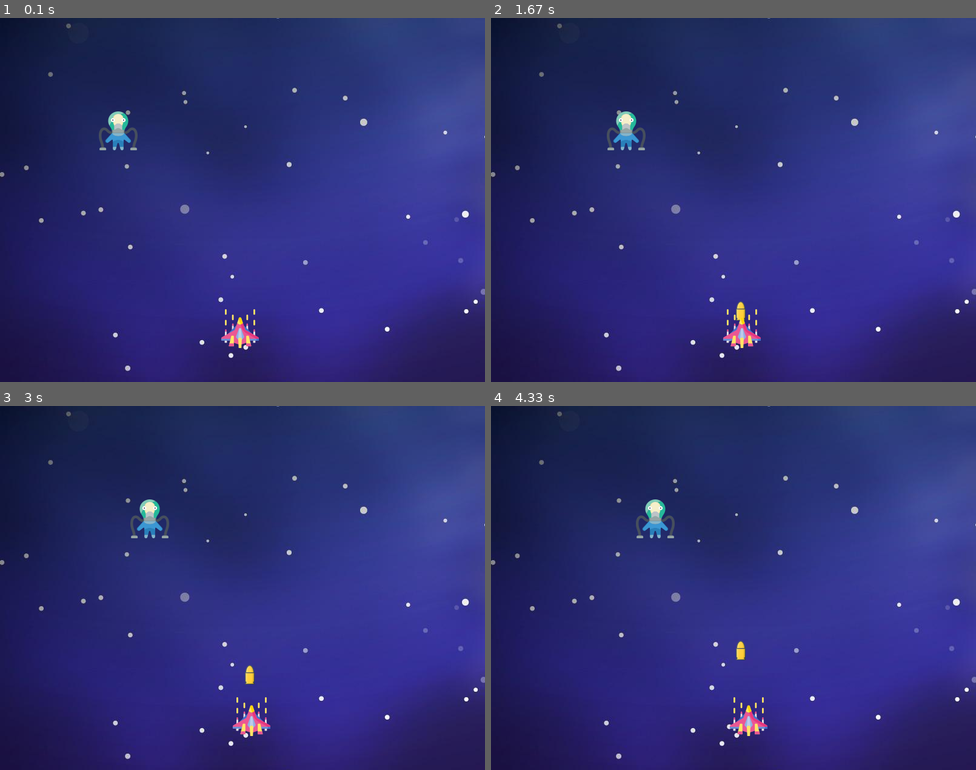
Above: before the commit, frames 1-4 (two rows, left to right).
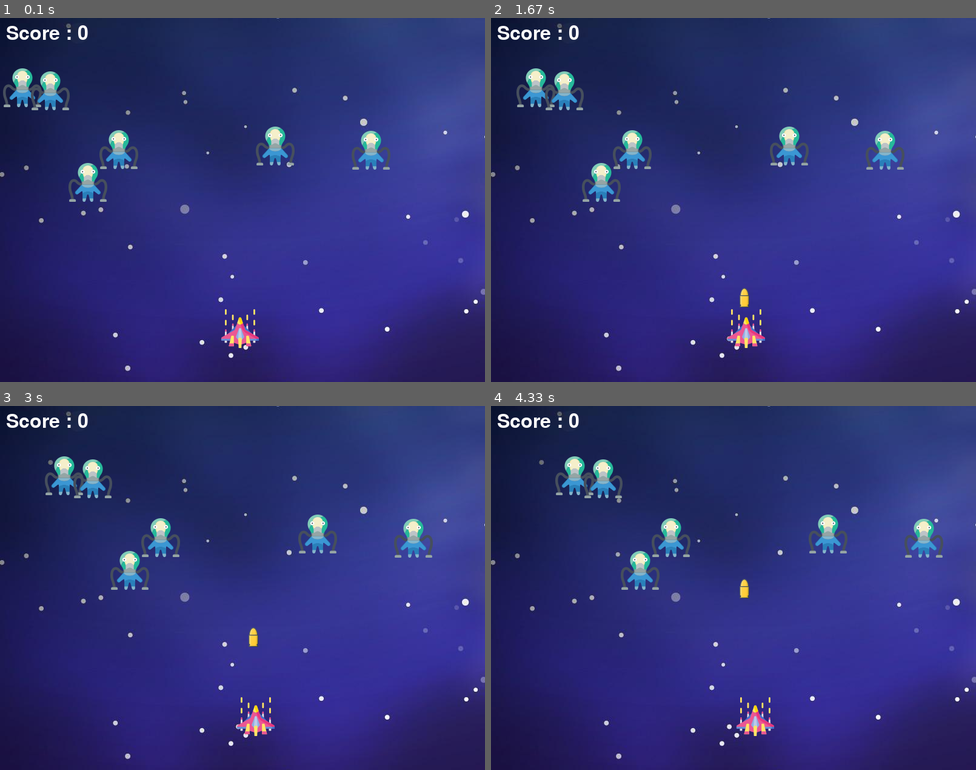
Above: after the commit, the same moments.

Repository: G-Eva89/SpaceInvaderPygameProject
Game: pygame game, started from main.py
The game is run twice, just before and just after one commit, with the same random seed, the same clock (stepped at 60 frames per second) and the same inputs.
Inputs:
- Up to frame 1 (0.1 s): no input
- Up to frame 2 (1.67 s): hold Right 0.33-0.8 s; hold Right 0.83-1.3 s; tap Space at 0.9, 1.2, 1.4 s; hold Left from 1.33 s (still down)
- Up to frame 3 (3 s): tap Space at 1.7, 1.97, 2.27, 2.4, 2.7 s; release Left at 1.87 s; hold Left 1.9-2.3 s; hold Right 2.33-2.97 s
- Up to frame 4 (4.33 s): hold Left 3-3.47 s; tap Space at 3.07, 3.37, 3.57, 3.87, 4.07 s; hold Right 3.5-3.97 s; hold Right from 4 s (still down)

The runs differ from the first frame. In frame 1, 3.2% of the frame differs, in the area x 0-81%, y 2-51%; in frame 2, 3.9%; in frame 3, 3.9%; in frame 4, 4.0%, in the area x 1-94%, y 2-91%.

Commit message:
Multiple Enemies and Score

Diff:
--- a/main.py
+++ b/main.py
@@ -16,10 +16,20 @@
 background = pygame.image.load("background.jpg")
 
 #player score
-score = 0
+score_value = 0
+font = pygame.font.Font('freesansbold.ttf',32)
+textX = 10
+textY = 10
+
+#adding score to the screen
+def show_score(x,y):
+    score = font.render("Score : " + str(score_value), True, (255,255,255))
+    screen.blit(score, (x,y))
+
 
 #adding player to the game
 playericon = pygame.image.load("spaceship.png")
+
 #initial coordinates to the position of player
 playerX = 364   #800/2 - 64/2; 64 is the pixel size of playericon
 playerY = 480
@@ -28,20 +38,30 @@
 
 #adding enemy to the game
 enemyicon = pygame.image.load("alien.png")
+enemies = []
+enemyX = []
+enemyY = []
+enemyX_change = []
+enemyY_change = []
+no_of_enemies = 6
+
 #initial coordinates to the position of enemy
-enemyX = random.randint(0,736)
-enemyY = random.randint(0,300)
-enemyX_change = 0.3
-enemyY_change = 40
+for i in range(no_of_enemies):
+    enemies.append(enemyicon)
+    enemyX.append(random.randint(0,736))
+    enemyY.append(random.randint(64,300))
+    enemyX_change.append(0.4)
+    enemyY_change.append(20)
 
 
 #adding bullet to the game
 bulleticon = pygame.image.load("bullet.png")
+
 #initial coordinates to the position of bullet
 bulletX = 0
 bulletY = 480
 bulletX_change = 0
-bulletY_change = 0.5
+bulletY_change = 1
 #"ready" - bullet is not visible on screen; "fire" - bullet is moving
 bullet_state = "ready"
 
@@ -52,9 +72,9 @@
     screen.blit(playericon, (x,y))
 
 #creating an enemy
-def enemy(x,y):
+def enemy(x,y,i):
     #draws the image of enemy at the given coordinates
-    screen.blit(enemyicon, (x,y))
+    screen.blit(enemies[i], (x,y))
 
 #creating a bullet
 def fire_bullet(x,y):
@@ -67,11 +87,15 @@
 
 #checking for collision
 def isCollision(enemyX,enemyY,bulletX,bulletY):
-    distance = math.sqrt( math.pow(enemyX-bulletX,2) + math.pow(enemyY-bulletY,2) )
+    distance = math.sqrt( math.pow(enemyX - bulletX,2) + math.pow(enemyY - bulletY,2) )
     if distance < 27:
         return True
     else:
         return False
+
+
+
+
 running = True
 while running:
 
@@ -90,10 +114,10 @@
 
             #check if its left or right arrow key pressed
             if event.key == pygame.K_LEFT:
-                playerX_change = -0.5
+                playerX_change = -0.7
 
             if event.key == pygame.K_RIGHT:
-                playerX_change = 0.5
+                playerX_change = 0.7
 
             #check if space is pressed to fire a bullet
             if event.key == pygame.K_SPACE:
@@ -108,22 +132,37 @@
 
 
     #adding boundaries to the player movement
-    #1136 = 800-64(size of playericon)
+    #736 = 800-64(size of playericon)
     playerX += playerX_change
     if playerX<=0:
         playerX=0
     elif playerX>=736:
         playerX=736
 
-    #adding boundaries to the enemy movement
-    #1136 = 800-64(size of enemyicon)
-    enemyX += enemyX_change
-    if enemyX<=0:
-        enemyX_change=0.3
-        enemyY += enemyY_change
-    elif enemyX>=736:
-        enemyX_change=-0.3
-        enemyY += enemyY_change
+    #for every enemy-
+    for i in range(no_of_enemies):
+
+        #adding boundaries to the enemy movement
+        #736 = 800-64(size of enemyicon)
+        enemyX[i] += enemyX_change[i]
+        if enemyX[i]<=0:
+            enemyX_change[i]=0.4
+            enemyY[i] += enemyY_change[i]
+        elif enemyX[i]>=736:
+            enemyX_change[i]=-0.4
+            enemyY[i] += enemyY_change[i]
+
+        #check whether the bullet has collided with the enemy
+        collision = isCollision(enemyX[i],enemyY[i],bulletX,bulletY)
+        if collision:
+            bulletY = 480           #reset bullet
+            bullet_state = "ready"
+            score_value += 10
+            enemyX[i] = random.randint(0,736)
+            enemyY[i] = random.randint(32,300)
+
+        #draw enemy on screen
+        enemy(enemyX[i],enemyY[i],i)
 
     #bullet movement
     if bulletY <= 0:            #once bullet reaches the end of screen, another bullet can be fired
@@ -134,19 +173,13 @@
         fire_bullet(bulletX,bulletY)
         bulletY -= bulletY_change
 
-    #check whether the bullet has collided with the enemy
-    collision = isCollision(enemyX,enemyY,bulletX,bulletY)
-    if collision:
-        bulletY = 480           #reset bullet
-        bullet_state = "ready"
-        score += 10
-        print(score)
-        enemyX = random.randint(0,736)
-        enemyY = random.randint(0,300)
 
 
+    #draw player on screen
     player(playerX,playerY)
-    enemy(enemyX,enemyY)
+
+    #draw the score on screen
+    show_score(textX,textY)
 
     #update the screen to reflect the changes made in this while loop
     pygame.display.update()
